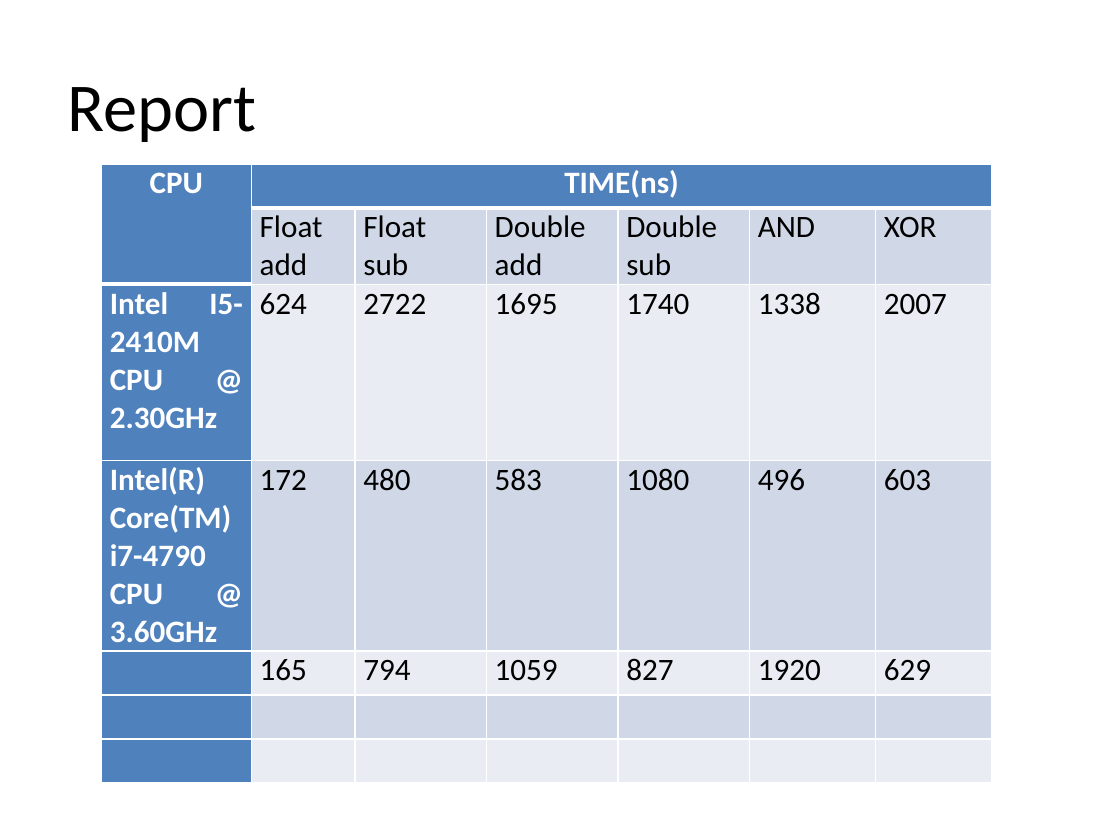
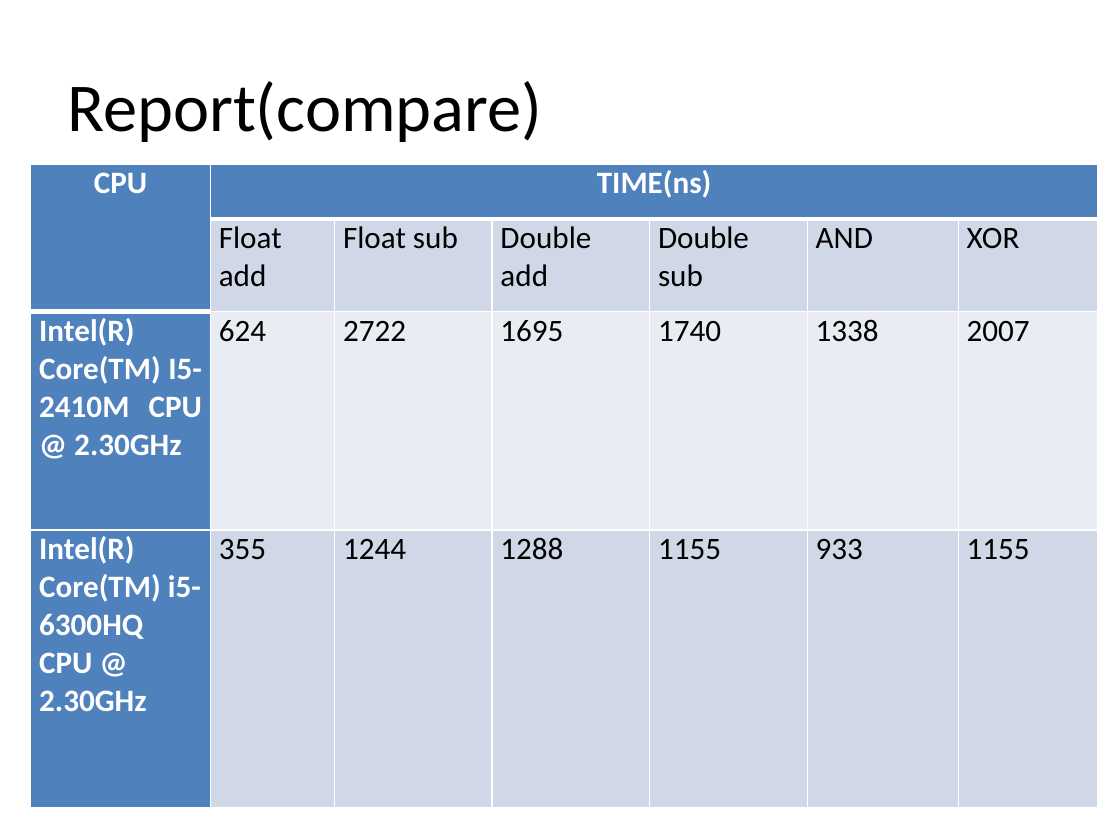
Before and after one commit to Gary3321/cs3813, a slide deck: slide 14 of CPU-BENCHMARK.pptx (slide 10 before the commit). Drawn at 1120x840 pixels with LibreOffice and Linux fonts; fonts in the diff are those of the drawing. Boxes give left, top, right and bottom in pixels: in the first picture for what was removed or moved away, otherwise in the second. Text is boxed around its words. In the diff, an @@ line names an element or a change of style, - is before the commit and + after.

```diff
--- a/CPU-BENCHMARK.pptx
+++ b/CPU-BENCHMARK.pptx
@@ title at [67, 81, 542, 142]: text changed @@
-Report
+Report(compare)
@@ table at [31, 165, 1100, 809] @@
-row 3: Intel I5-2410M CPU @ 2.30GHz | 624 | 2722 | 1695 | 1740 | 1338 | 2007
-row 4: Intel(R) Core(TM) i7-4790 CPU @ 3.60GHz | 172 | 480 | 583 | 1080 | 496 | 603
-row 5:  | 165 | 794 | 1059 | 827 | 1920 | 629
-row 6:  |  |  |  |  |  | 
-row 7:  |  |  |  |  |  | 
+row 3: Intel(R) Core(TM) I5-2410M CPU @ 2.30GHz | 624 | 2722 | 1695 | 1740 | 1338 | 2007
+row 4: Intel(R) Core(TM) i5-6300HQ CPU @ 2.30GHz | 355 | 1244 | 1288 | 1155 | 933 | 1155
@@ table: place and size @@
-table at [102, 165, 991, 778]
+table at [31, 165, 1100, 809]
```
Also in this commit, not shown: 2 other slides changed, 4 slides added.
